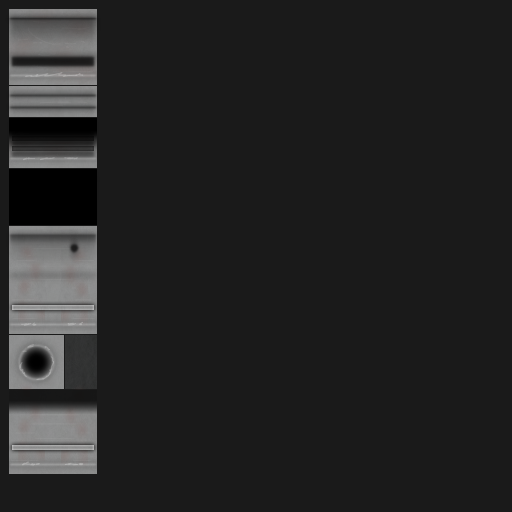
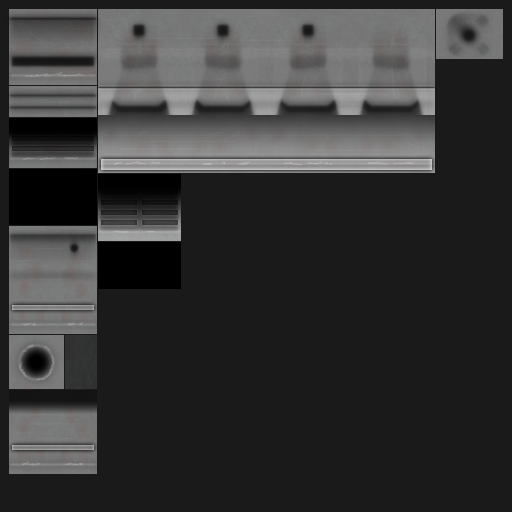
Comparing the layer stacks of the two 512×512 images. Changes:
added layer "baked ao 2" (1st of 3) (multiply, 60%) above "baked ao 1" over [92, 9, 499, 247]
added layer "baked ao 1" (1st of 3) (multiply, 60%) above "hole" over [98, 10, 494, 241]
added layer "hole" (1st of 3) above "d2" over [98, 174, 181, 289]
added layer "high 3" (1st of 2) (20%) above "high 2" over [98, 44, 441, 64]
added layer "high 2" (1st of 3) (40%) above "high 1" over [113, 161, 414, 233]
added layer "high 1" (1st of 3) above "body" over [98, 160, 435, 235]
added group "body" (1st of 2) (40%) with 2 layers above "grime 3" over [99, 85, 434, 90]
added layer "body" (2nd of 2, in "body") in group "body" over [99, 87, 434, 88]
added layer "body high" (50%) in group "body" over [99, 85, 434, 90]
added layer "grime 3" (1st of 4) (20%) above "grime 2" over [100, 23, 431, 172]
added layer "grime 2" (1st of 4) (10%) above "grime 1" over [102, 27, 427, 231]
added layer "grime 1" (1st of 4) (20%) above "engine_s1p5_2_vernier" over [92, 77, 435, 174]
painted on "high 2" (2nd of 3, in "engine_s1p5_2_vernier") over [22, 461, 83, 466]
painted on "high 1" (2nd of 3, in "engine_s1p5_2_vernier") over [9, 462, 97, 467]
painted on "grime 2" (2nd of 4, in "engine_s1p5_2_vernier") over [9, 402, 96, 461]
painted on "high 3" (2nd of 2, in "engine_s1_1_vernier") over [9, 259, 97, 272]
painted on "high 2" (3rd of 3, in "engine_s1_1_vernier") over [19, 321, 83, 380]
painted on "high 1" (3rd of 3, in "engine_s1_1_vernier") over [9, 322, 97, 382]
painted on "grime 2" (3rd of 4, in "engine_s1_1_vernier") over [12, 248, 95, 320]
painted on "body high 2" over [23, 72, 84, 161]
painted on "body high 1" over [9, 73, 97, 161]
painted on "grime 2" (4th of 4, in "engine_s1_1_nozzles") over [12, 21, 95, 158]
added layer "wear" (4th of 4) (20%) above "b" over [98, 9, 503, 289]
painted on "b" over [9, 9, 503, 474]
